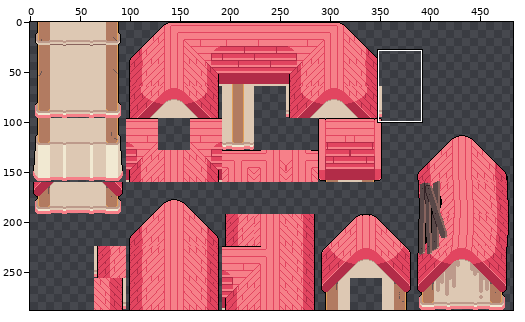
A sprite sheet gets an edit: assets/art_resources/tiles/test-house.png. The picture above shows the old version from afar; the outline marks the close-up.
Close-up. Before the commit:
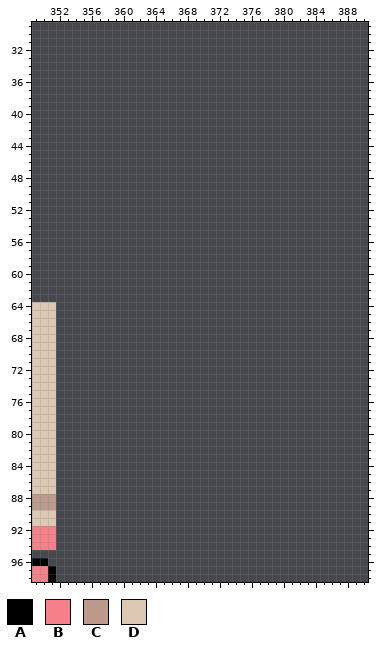
The file is 511x288 pixels. Shown: x 349..390, y 29..98. The wide view leaves out empty margins.
Palette (. is transparent): A #000000  B #f68089  C #bd9a8b  D #ddc8b3
Pixels before (only the part around the change), first column x 349:
29 ..........................................
30 ..........................................
31 ..........................................
32 ..........................................
33 ..........................................
34 ..........................................
35 ..........................................
36 ..........................................
37 ..........................................
38 ..........................................
39 ..........................................
40 ..........................................
41 ..........................................
42 ..........................................
43 ..........................................
44 ..........................................
45 ..........................................
46 ..........................................
47 ..........................................
48 ..........................................
49 ..........................................
50 ..........................................
51 ..........................................
52 ..........................................
53 ..........................................
54 ..........................................
55 ..........................................
56 ..........................................
57 ..........................................
58 ..........................................
59 ..........................................
60 ..........................................
61 ..........................................
62 ..........................................
63 ..........................................
64 DDD.......................................
65 DDD.......................................
66 DDD.......................................
67 DDD.......................................
68 DDD.......................................
69 DDD.......................................
70 DDD.......................................
71 DDD.......................................
72 DDD.......................................
73 DDD.......................................
74 DDD.......................................
75 DDD.......................................
76 DDD.......................................
77 DDD.......................................
78 DDD.......................................
79 DDD.......................................
80 DDD.......................................
81 DDD.......................................
82 DDD.......................................
83 DDD.......................................
84 DDD.......................................
85 DDD.......................................
86 DDD.......................................
87 DDD.......................................
88 CCC.......................................
89 CCC.......................................
90 DDD.......................................
91 DDD.......................................
92 BBB.......................................
93 BBB.......................................
94 BBB.......................................
95 ..........................................
96 AA........................................
97 BBA.......................................
98 BBA.......................................
The result:
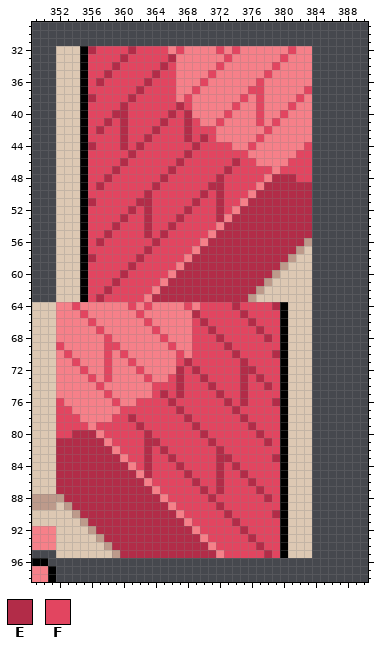
Colours new in this view: E #b22c48  F #e24560
Edits made:
Changed rows in their new state; - is an unchanged pixel.
first column x 352:
32 DDDAEFFFFEFFFFBFBBBBFBFBBBBBBFBB
33 DDDAFFFFEFFFFFEBBBBBBFBBBBBBFBBB
34 DDDAFFFEFFFFFEFBBBBBFBBBBBBFBBBB
35 DDDAFFEFFFFFEFFBBBBFBBBBBBFBBBBB
36 DDDAFEFFFFFEFFFBBBFBBBBBBFBBBBBB
37 DDDAFFFFFFEFFFFBBFBBBBBBFFBBBBBF
38 DDDAEFFFFEFFFFFBFBBBBBBFBFBBBBFB
39 DDDAFFFFEFFFFFFEFBBBBBFBBFBBBFBB
40 DDDAFFFEEFFFFFEFEBBBBFBBBFBBFBBB
41 DDDAFFEFEFFFFEFFEFBBFBBBBFBFBBBB
42 DDDAFEFFEFFFEFFFEFFFBBBBBBFBBBBB
43 DDDAFFFFEFFEFFFFEFEFBBBBBFBBBBBB
44 DDDAEFFFEFEFFFFFFEFFFFBBFBBBBBBF
45 DDDAFFFFFEFFFFFFEFFFFFFFBBBBBBFF
46 DDDAFFFFEFFFFFFEFFFFFFEFFBBBBFFF
47 DDDAFFFEFFFFFFEFFFFFFEFFFFFBFFFF
48 DDDAFFEFFFFFFEFFFFFFEFFFFFBEEEFF
49 DDDAFEFFFFFFEFFFFFFEEFFFFBEEEEEE
50 DDDAFFFFFFFEFFFFFFEFEFFFBEEEEEEE
51 DDDAEFFFFFEEFFFFFEFFEFFBEEEEEEEE
52 DDDAFFFFFEFEFFFFEFFFEFBEEEEEEEEE
53 DDDAFFFFEFFEFFFEFFFFEBEEEEEEEEEE
54 DDDAFFFEFFFEFFEFFFFFBEEEEEEEEEEE
55 DDDAFFEFFFFEFEFFFFFBEEEEEEEEEEEE
56 DDDAFEFFFFFFEFFFFFBEEEEEEEEEEEEC
57 DDDAFFFFFFFEFFFFFBEEEEEEEEEEEECD
58 DDDAEFFFFFEFFFFFBEEEEEEEEEEEECDD
59 DDDAFFFFFEFFFFFBEEEEEEEEEEEECDDD
60 DDDAFFFFEFFFFFBEEEEEEEEEEEECDDDD
61 DDDAFFFEFFFFFBEEEEEEEEEEEECDDDDD
62 DDDAFFEFFFFFBEEEEEEEEEEEECDDDDDD
63 DDDAFEFFFFFBEEEEEEEEEEEECDDDDDDD
64 BBFBBBBBBFBFBBBBFBFFFFEFFFFEADDD
65 BBBFBBBBBBFBBBBBBEFFFFFEFFFFADDD
66 BBBBFBBBBBBFBBBBBFEFFFFFEFFFADDD
67 BBBBBFBBBBBBFBBBBFFEFFFFFEFFADDD
68 BBBBBBFBBBBBBFBBBFFFEFFFFFEFADDD
69 FBBBBBFFBBBBBBFBBFFFFEFFFFFFADDD
70 BFBBBBFBFBBBBBBFBFFFFFEFFFFEADDD
71 BBFBBBFBBFBBBBBFEFFFFFFEFFFFADDD
72 BBBFBBFBBBFBBBBEFEFFFFFEEFFFADDD
73 BBBBFBFBBBBFBBFEFFEFFFFEFEFFADDD
74 BBBBBFBBBBBBFFFEFFFEFFFEFFEFADDD
75 BBBBBBFBBBBBFEFEFFFFEFFEFFFFADDD
76 FBBBBBBFBBFFFFEFFFFFFEFEFFFEADDD
77 FFBBBBBBFFFFFFFEFFFFFFEFFFFFADDD
78 FFFBBBBFFEFFFFFFEFFFFFFEFFFFADDD
79 FFFFBFFFFFEFFFFFFEFFFFFFEFFFADDD
80 FFEEEBFFFFFEFFFFFFEFFFFFFEFFADDD
81 EEEEEEBFFFFEEFFFFFFEFFFFFFEFADDD
82 EEEEEEEBFFFEFEFFFFFFEFFFFFFFADDD
83 EEEEEEEEBFFEFFEFFFFFEEFFFFFEADDD
84 EEEEEEEEEBFEFFFEFFFFEFEFFFFFADDD
85 EEEEEEEEEEBEFFFFEFFFEFFEFFFFADDD
86 EEEEEEEEEEEBFFFFFEFFEFFFEFFFADDD
87 EEEEEEEEEEEEBFFFFFEFEFFFFEFFADDD
88 CEEEEEEEEEEEEBFFFFFEFFFFFFEFADDD
89 DCEEEEEEEEEEEEBFFFFFEFFFFFFFADDD
90 DDCEEEEEEEEEEEEBFFFFFEFFFFFEADDD
91 DDDCEEEEEEEEEEEEBFFFFFEFFFFFADDD
92 DDDDCEEEEEEEEEEEEBFFFFFEFFFFADDD
93 DDDDDCEEEEEEEEEEEEBFFFFFEFFFADDD
94 DDDDDDCEEEEEEEEEEEEBFFFFFEFFADDD
95 DDDDDDDCEEEEEEEEEEEEBFFFFFEFADDD
Pixel boxes of the changes (left, top, right, bottom) in both close-ups:
added: (56, 46, 312, 558)
